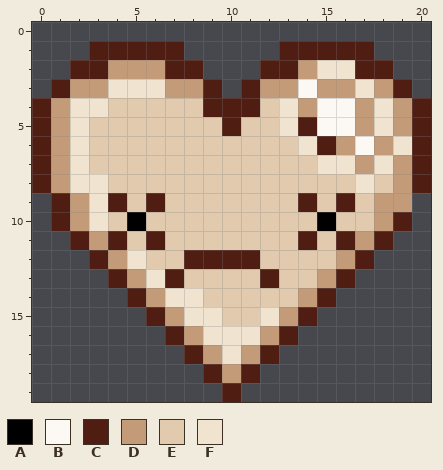
File history of a pixel-art sprite, img/sadheart.png. That is the earlier state.
The file is 21x20 pixels. Colours within 5 levels of each other are drawn and written as one.
Palette (. is transparent): A #000000  B #fcf9f4  C #501d12  D #c39b78  E #e1caae  F #f0e3cf
Pixels before, first column x 0:
 1 ...CCCCC.....CCCCC...
 2 ..CCDDDCC...CCDFFCC..
 3 .CDDFFFDDC.CDDBDDFDC.
 4 CDFFEEEEECCCEFDBBDFDC
 5 CDFEEEEEEECEEFCBBDFDC
 6 CDFEEEEEEEEEEEFCDBDFC
 7 CDFEEEEEEEEEEEEFFDFDC
 8 CDFFEEEEEEEEEEEEEFEDC
 9 .CDFCECEEEEEEECECEDD.
10 .CDFEAEEEEEEEEEAEEDC.
11 ..CDCECEEEEEEECECDC..
12 ...CDFEECCCCEEEEDC...
13 ....CDFCEEEECEEDC....
14 .....CDFFEEEEEDC.....
15 ......CDFFEEFDC......
16 .......CDFFFDC.......
17 ........CDFDC........
18 .........CDC.........
19 ..........C..........
After the commit:
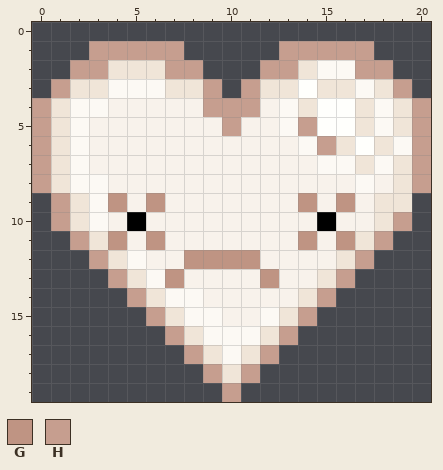
Colours new in this view: G #bf9483  H #c69e8f
From old to new:
Colour B changes from #fcf9f4 to #fffffc.
Colour D changes from #c39b78 to #f0e5d8.
Colour E changes from #e1caae to #f8f2eb.
Colour F changes from #f0e3cf to #fcf9f4.
The author changed colour C to colour G in row 9 at x 4, 6, 14 and 16; in row 11 at x 4, 6, 14 and 16; in row 12 at x 8 to 11; in row 13 at x 7 and 12.
The author changed colour C to colour H in row 1 at x 3 to 7 and 13 to 17; in row 2 at x 2 to 3, 7 to 8, 12 to 13 and 17 to 18; in row 3 at x 1, 9, 11 and 19; in row 4 at x 0, 9 to 11 and 20; in row 5 at x 0, 10, 14 and 20; in row 6 at x 0, 15 and 20.
The author changed colour C to colour H in rows 7 to 8 at x 0 and 20; in row 9 at x 1; in row 10 at x 1 and 19; in row 11 at x 2 and 18; in row 12 at x 3 and 17; in row 13 at x 4 and 16.
The author changed colour C to colour H in row 14 at x 5 and 15; in row 15 at x 6 and 14; in row 16 at x 7 and 13; in row 17 at x 8 and 12; in row 18 at x 9 and 11; in row 19 at x 10.
Pixel boxes of the changes (left, top, right, bottom) in both pictures:
changed: (32, 41, 431, 402)
